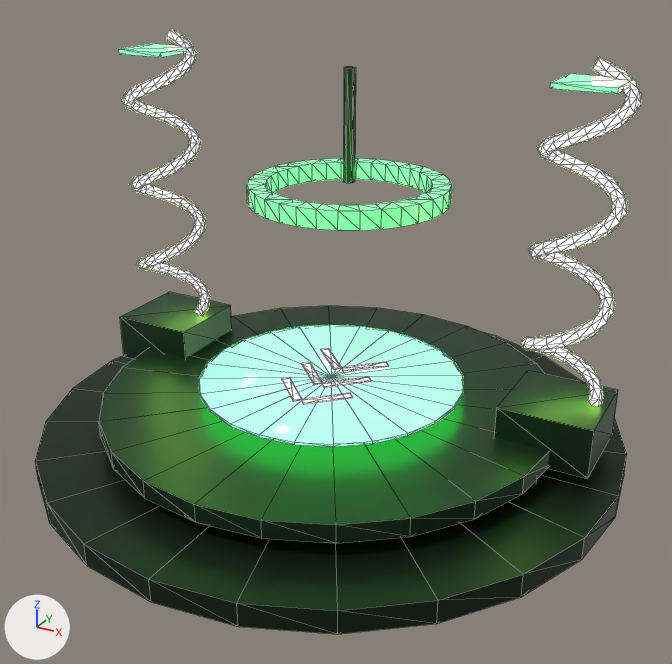
Two versions of the FBX model mines20/boostpads/pad2/SpringJumpPad_Roblox.fbx, one commit apart.
Before and after are seen from a 50 mm lens placed at (9.27, -16.63, 10.71), pointed at (0.38, -0.48, 2.64). The axes (+X, +Y, +Z) are drawn at lower left. The lights are the same throughout. The picture after the commit comes second. Mesh edges are drawn as thin lines. Vertices at exactly the same position are counted once.

The first picture shows 'AccentNeon', 'BoostPad', 'DarkPlate', 'EnergyGlass', 'EnergyGlow', 'TrimPlate'.
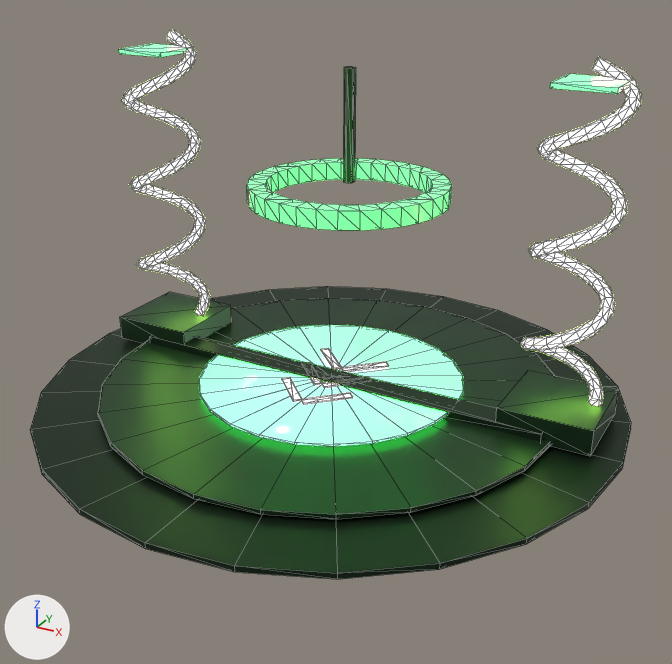
The newer file is also turned or shifted as a whole; pictures and numbers use the older file's frame.

Pixel boxes [x1, y1, x2, y2] of what changed, in the pictures (672 x 664 px; the box of a moved part takes in the faces that stretch with it):
'DarkPlate', reshaped: before [35, 332, 627, 634]; after [30, 286, 631, 579]
'TrimPlate', reshaped: before [99, 67, 618, 543]; after [98, 67, 618, 519]
part 1 of me_round_step_1_002, moved or reshaped: before [99, 306, 550, 543]; after [98, 298, 555, 519]
part 2 of me_round_step_1_002, moved or reshaped: before [120, 305, 232, 359]; after [120, 305, 232, 343]
part 3 of me_round_step_1_002, moved or reshaped: before [495, 392, 618, 479]; after [496, 392, 618, 456]
part 4 of me_round_step_0_002, moved or reshaped: before [35, 332, 627, 634]; after [30, 286, 631, 579]
part 5 of me_round_step_0_002, moved or reshaped (not visible before): after [150, 336, 543, 442]

Edits to the bpy script that builds the scene:
```text
Change me_round_step_0_002:
    used by ob_darkplate; location = (0.0, 0.0, 0.0)
    remove me_round_step_0_002.from_pydata(...)  # 160 vertices, 304 faces; spans x -6.6..6.6, y -6.6..6.6, z -0.4..0.4
    add me_round_step_0_002.from_pydata(...)  # 160 vertices, 304 faces; spans x -6.6..6.6, y -6.6..6.6, z 0.5..1.3
    me_round_step_0_002 part 4: the loose piece of 72 vertices spanning x -6.6..6.6, y -6.6..6.6, z -0.33..0.17 is scaled about its middle by (1, 1, 0.25), then moved by (0.0, 0.0, 0.96)
    me_round_step_0_002 part 5: the loose piece of 8 vertices spanning x -5.0..5.0, y -0.3..0.3, z -0.4..0.4 is moved by (0.0, 0.0, 0.9)
    other edits to the shape of me_round_step_0_002 do not show in these pictures
Change me_round_step_1_002:
    used by ob_trimplate; location = (0.0, 0.0, 0.77)
    before: 72 (-6.0, -0.2, -0.27) at pixel (123, 356), 73 (-4.0, -0.2, -0.27), 74 (-4.0, 1.8, -0.27), 75 (-6.0, 1.8, -0.27)
    before: 80 (4.0, -0.2, -0.27), 81 (6.0, -0.2, -0.27) at pixel (587, 478), 82 (6.0, 1.8, -0.27) at pixel (612, 434), 83 (4.0, 1.8, -0.27)
    remove me_round_step_1_002.from_pydata(...)  # 100 vertices, 184 faces; spans x -6.0..6.0, y -5.2..5.2, z -0.27..7.23
    add me_round_step_1_002.from_pydata(...)  # 100 vertices, 184 faces; spans x -6.0..6.0, y -5.2..5.2, z 0.26..7.23
    me_round_step_1_002 part 1: the loose piece of 72 vertices spanning x -5.2..5.2, y -5.2..5.2, z -0.27..0.13 is scaled about its middle by (1, 1, 0.25), then moved by (0.0, 0.0, 0.38)
    me_round_step_1_002 part 2
    add for i in [*range(72, 76)]: me_round_step_1_002.vertices[i].co += Vector((0.0, 0.0, 0.53))
    me_round_step_1_002 part 3
    add for i in [*range(80, 84)]: me_round_step_1_002.vertices[i].co += Vector((0.0, 0.0, 0.53))
```
